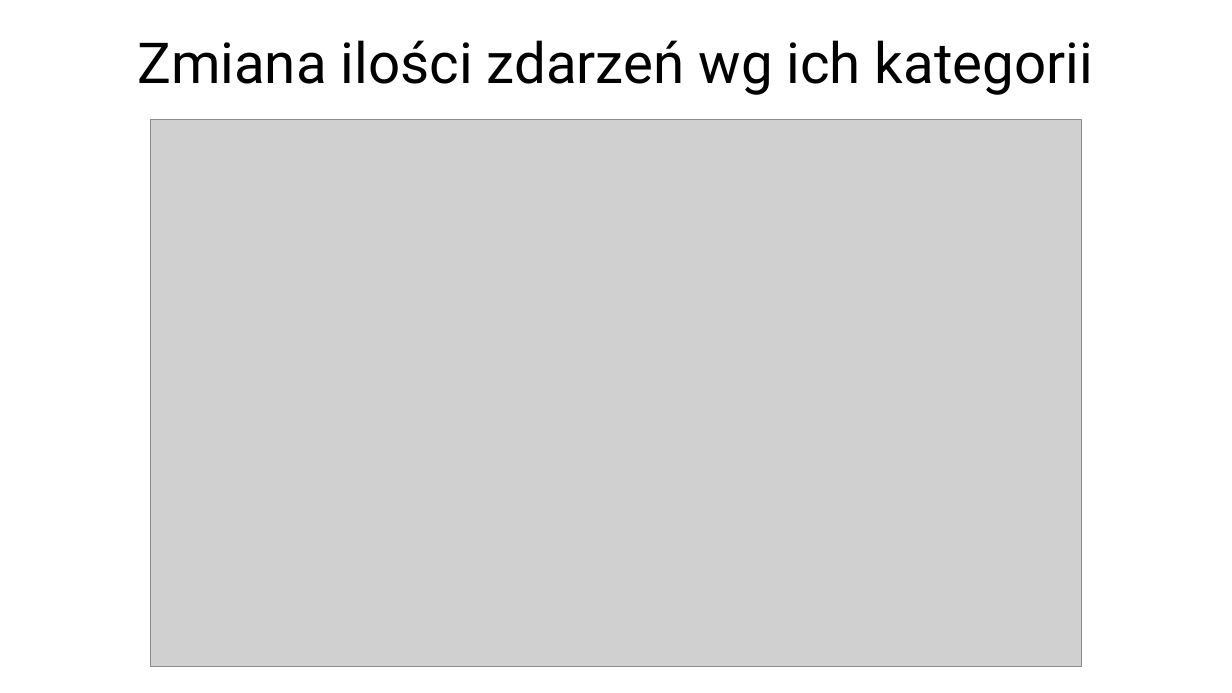
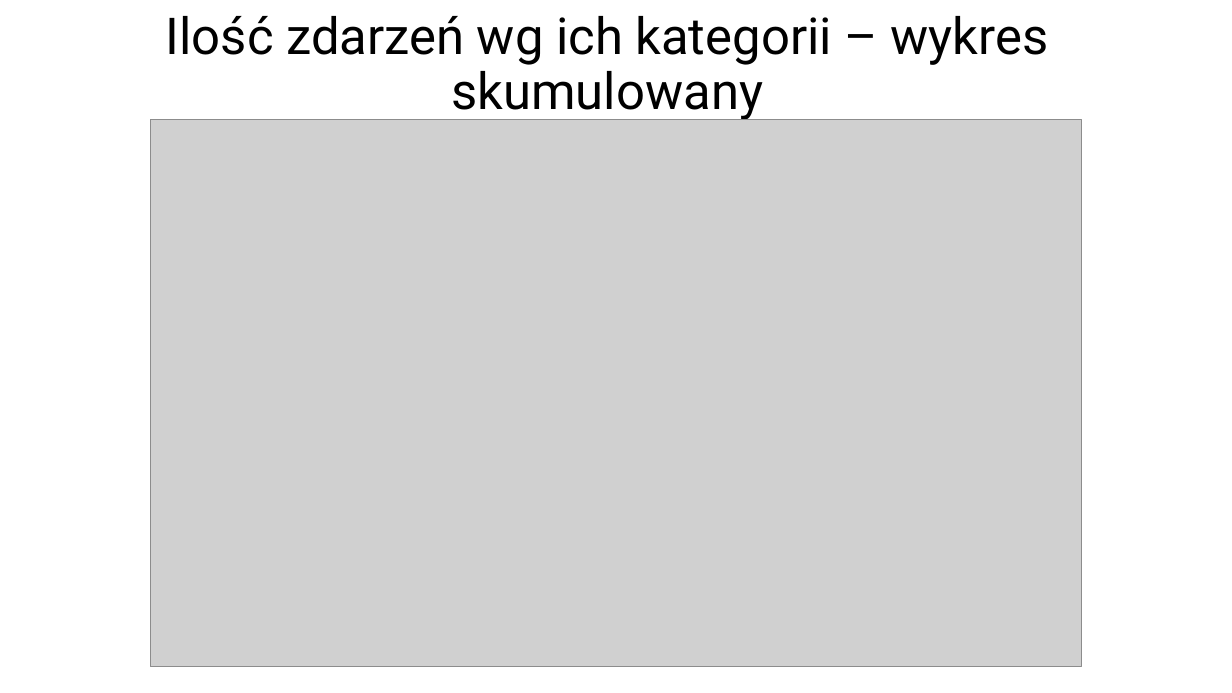
Before and after one commit to amdla/Data-visualisation, a slide deck: slide 5 of middle-east/Konflikty na Bliskim Wschodzie.pptx. Drawn at 1232x693 pixels with LibreOffice and Linux fonts; fonts in the diff are those of the drawing; grey boxes stand for pictures. Boxes give left, top, right and bottom in pixels: in the first picture for what was removed or moved away, otherwise in the second. Text is boxed around its words. In the diff, an @@ line names an element or a change of style, - is before the commit and + after.

```diff
--- a/middle-east/Konflikty na Bliskim Wschodzie.pptx
+++ b/middle-east/Konflikty na Bliskim Wschodzie.pptx
@@ title at (x1=166, y1=16, x2=1048, y2=121): text changed; size 44 to 39.6 pt @@
-Zmiana ilości zdarzeń wg ich kategorii
+Ilość zdarzeń wg ich kategorii – wykres skumulowany
```
Also in this commit, not shown: 1 other slide changed, 2 other files.
